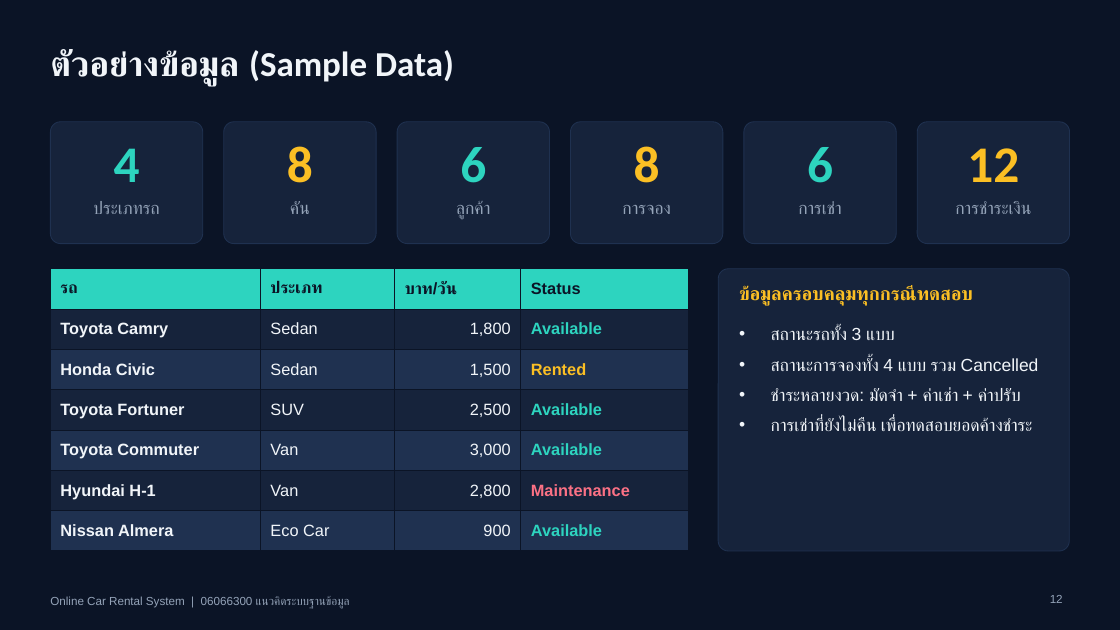
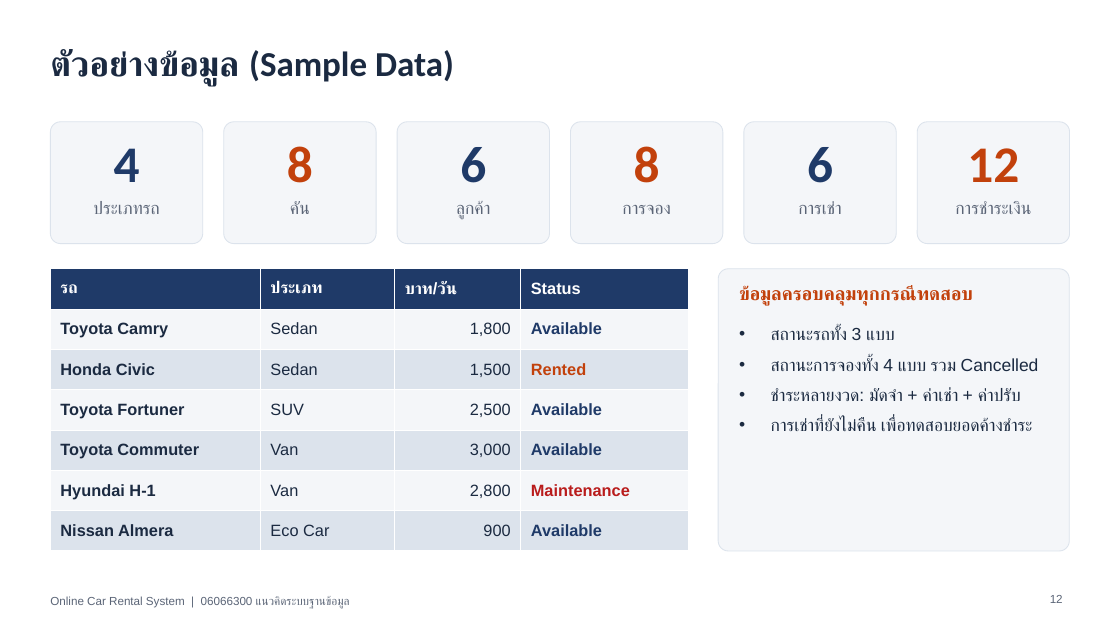
Before and after one commit to 68070299-lang/data, a slide deck: slide 12 of presentation/Online_Car_Rental_System.pptx. Drawn at 1120x630 pixels with LibreOffice and Linux fonts; fonts in the diff are those of the drawing. Boxes give left, top, right and bottom in pixels: in the first picture for what was removed or moved away, otherwise in the second. Text is boxed around its words. In the diff, an @@ line names an element or a change of style, - is before the commit and + after.

```diff
--- a/presentation/Online_Car_Rental_System.pptx
+++ b/presentation/Online_Car_Rental_System.pptx
@@ background #0B1426 to #FFFFFF @@
@@ title "ตัวอย่างข้อมูล (Sample Data)" at bbox=[50, 49, 454, 86]: text colour #F1F5F9 to #1B2A41 @@
@@ text colour #2DD4BF to #1F3A68 in 3 elements at bbox=[114, 148, 140, 182], bbox=[460, 147, 486, 183], bbox=[807, 147, 833, 183] @@
@@ table at bbox=[50, 269, 689, 540] @@
@@ fill #2DD4BF to #1F3A68 in row 1 @@
@@ fill #16233B to #F4F6F9 in 12 cells @@
@@ fill #1F3150 to #DCE3EC in 12 cells @@
@@ text colour #0B1426 to #FFFFFF in "รถ", "ประเภท", "บาท/วัน", "Status" @@
@@ text colour #F1F5F9 to #1B2A41 in "Toyota Camry", "Sedan", "1,800", "Honda Civic" and 14 more places @@
@@ text colour #2DD4BF to #1F3A68 in "Available", "Available", "Available", "Available" @@
@@ text colour #FBBF24 to #C2410C in "Rented" @@
@@ text colour #FB7185 to #B91C1C in "Maintenance" @@
@@ borders changed @@
@@ fill #16233B to #F4F6F9; outline #1F3150 0.75 pt to #DCE3EC 0.75 pt in 7 elements at bbox=[50, 122, 202, 244], bbox=[223, 122, 376, 244], bbox=[397, 122, 549, 244], bbox=[571, 122, 723, 244], bbox=[744, 122, 897, 244], bbox=[918, 122, 1070, 244], bbox=[718, 269, 1070, 551] @@
@@ text colour #FBBF24 to #C2410C in 4 elements at bbox=[287, 146, 313, 183], bbox=[634, 146, 660, 183], bbox=[967, 148, 1019, 182], bbox=[739, 285, 973, 305] @@
@@ text "สถานะรถทั้ง 3 แบบ" at bbox=[771, 327, 1039, 431]: text colour #F1F5F9 to #1B2A41 @@
@@ text colour #94A3B8 to #5B6577 in 8 elements at bbox=[93, 201, 159, 214], bbox=[290, 201, 310, 214], bbox=[456, 201, 490, 219], bbox=[622, 205, 670, 214], bbox=[798, 201, 842, 214], bbox=[955, 201, 1031, 214], bbox=[1050, 595, 1063, 603], bbox=[50, 596, 350, 609] @@
```
Also in this commit, not shown: 17 other slides changed, 2 other files.
